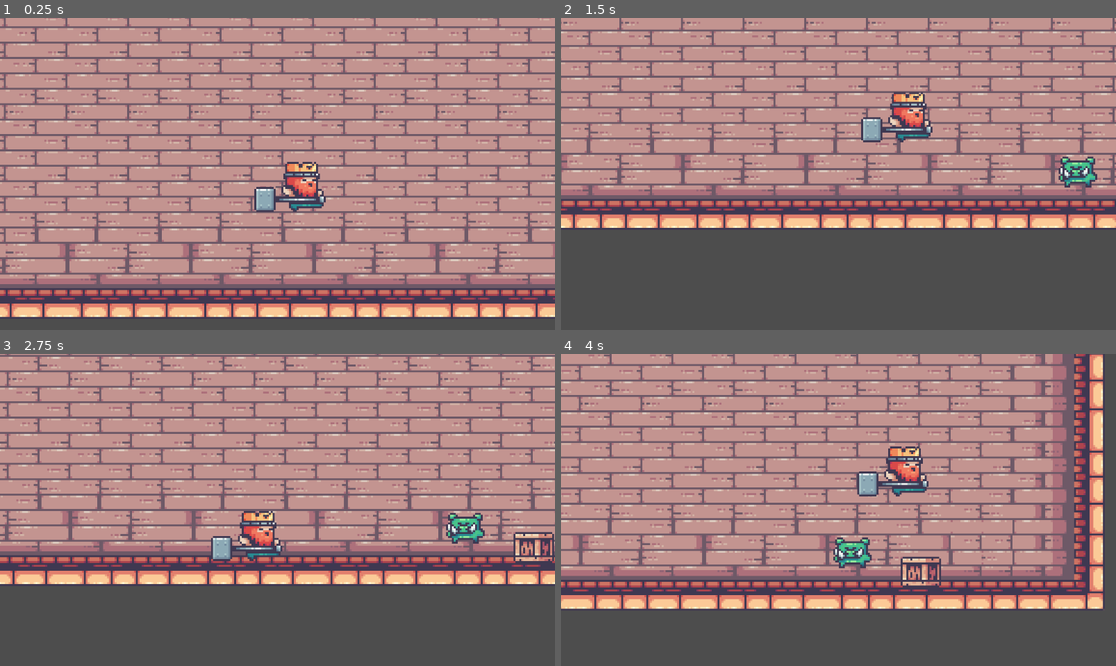
Above: before the commit, frames 1-4 (two rows, left to right).
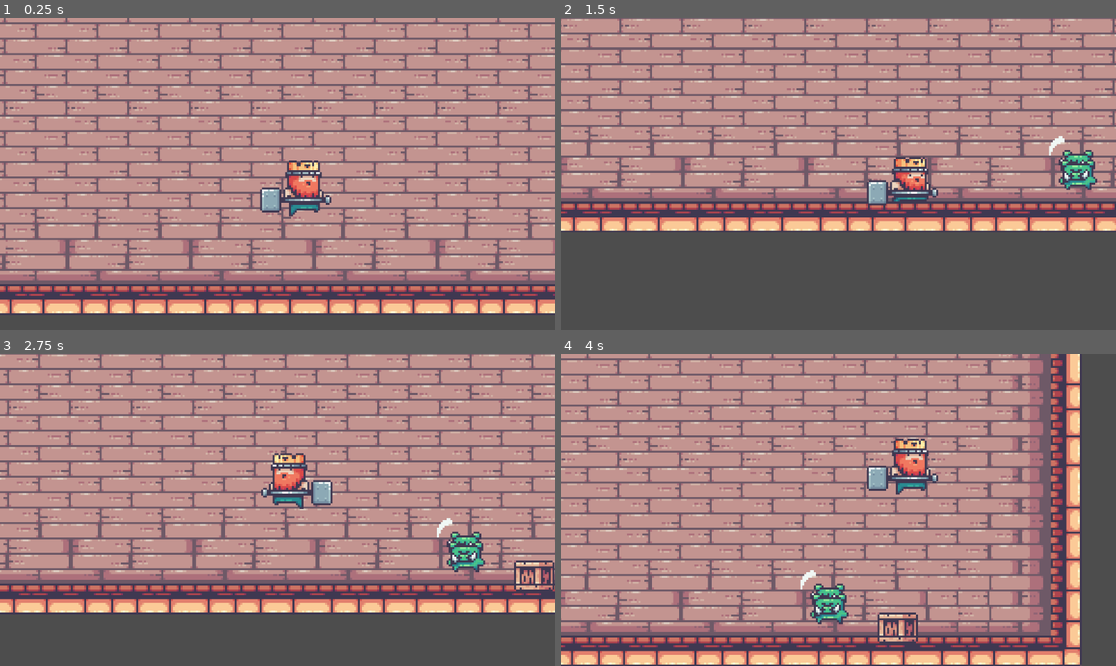
Above: after the commit, the same moments.

Repository: Tobyjcode/KingVsPigs
Game: Godot game, scene res://scenes/game.tscn
The game is run twice, just before and just after one commit, with the same random seed, the same clock (stepped at 60 frames per second) and the same inputs.
Inputs:
- Up to frame 1 (0.25 s): no input
- Up to frame 2 (1.5 s): tap Enter (ui_accept) at 0.5, 0.6 s; hold Right (ui_right) from 0.53 s (still down); tap Space (jump, bound only after the commit) at 0.77, 0.8, 1.07, 1.35 s
- Up to frame 3 (2.75 s): tap Space (jump, bound only after the commit) at 1.52, 1.82, 2.3 s; tap Enter (ui_accept) at 1.55, 2.1 s; release Right (ui_right) at 2.03 s; hold Left (ui_left) from 2.03 s (still down)
- Up to frame 4 (4 s): release Left (ui_left) at 2.78 s; hold Right (ui_right) from 2.78 s (still down); tap Enter (ui_accept) at 2.85 s; tap Space (jump, bound only after the commit) at 3.02, 3.32, 3.6, 3.77 s

The runs differ from the first frame. In frame 1, 45% of the frame differs, in the area x 0-100%, y 0-96%; in frame 2, 32%; in frame 3, 45%; in frame 4, 59%, in the area x 0-98%, y 0-100%.

Commit message:
#Updated project configuration with new input mappings for jump and movement actions. Modified player script to utilize these inputs and adjusted player animations.

Diff:
--- a/project.godot
+++ b/project.godot
@@ -19,6 +19,26 @@
 
 project/assembly_name="KingVsPigs"
 
+[input]
+
+jump={
+"deadzone": 0.2,
+"events": [Object(InputEventKey,"resource_local_to_scene":false,"resource_name":"","device":-1,"window_id":0,"alt_pressed":false,"shift_pressed":false,"ctrl_pressed":false,"meta_pressed":false,"pressed":false,"keycode":0,"physical_keycode":32,"key_label":0,"unicode":32,"location":0,"echo":false,"script":null)
+]
+}
+move_left={
+"deadzone": 0.2,
+"events": [Object(InputEventKey,"resource_local_to_scene":false,"resource_name":"","device":-1,"window_id":0,"alt_pressed":false,"shift_pressed":false,"ctrl_pressed":false,"meta_pressed":false,"pressed":false,"keycode":0,"physical_keycode":4194319,"key_label":0,"unicode":0,"location":0,"echo":false,"script":null)
+, Object(InputEventKey,"resource_local_to_scene":false,"resource_name":"","device":-1,"window_id":0,"alt_pressed":false,"shift_pressed":false,"ctrl_pressed":false,"meta_pressed":false,"pressed":false,"keycode":0,"physical_keycode":65,"key_label":0,"unicode":97,"location":0,"echo":false,"script":null)
+]
+}
+move_right={
+"deadzone": 0.2,
+"events": [Object(InputEventKey,"resource_local_to_scene":false,"resource_name":"","device":-1,"window_id":0,"alt_pressed":false,"shift_pressed":false,"ctrl_pressed":false,"meta_pressed":false,"pressed":false,"keycode":0,"physical_keycode":68,"key_label":0,"unicode":100,"location":0,"echo":false,"script":null)
+, Object(InputEventKey,"resource_local_to_scene":false,"resource_name":"","device":-1,"window_id":0,"alt_pressed":false,"shift_pressed":false,"ctrl_pressed":false,"meta_pressed":false,"pressed":false,"keycode":0,"physical_keycode":4194321,"key_label":0,"unicode":0,"location":0,"echo":false,"script":null)
+]
+}
+
 [rendering]
 
 textures/canvas_textures/default_texture_filter=0
--- /dev/null
+++ b/scenes/pig.gd
@@ -0,0 +1,11 @@
+extends Node2D
+
+
+# Called when the node enters the scene tree for the first time.
+func _ready() -> void:
+	pass # Replace with function body.
+
+
+# Called every frame. 'delta' is the elapsed time since the previous frame.
+func _process(delta: float) -> void:
+	pass
--- a/scenes/pig.tscn
+++ b/scenes/pig.tscn
@@ -1,5 +1,6 @@
-[gd_scene load_steps=25 format=3 uid="uid://y35ewkaajeqr"]
+[gd_scene load_steps=26 format=3 uid="uid://y35ewkaajeqr"]
 
+[ext_resource type="Script" uid="uid://cnjxfxog1yadr" path="res://scenes/pig.gd" id="1_7e1yb"]
 [ext_resource type="PackedScene" uid="uid://dmixkcy6oojq1" path="res://scenes/piggy.tscn" id="1_ct3s0"]
 [ext_resource type="Texture2D" uid="uid://0re6e3f1tkjp" path="res://assets/Kings and Pigs/Sprites/03-Pig/Attack (34x28).png" id="1_j740r"]
 [ext_resource type="Texture2D" uid="uid://cgy70rw6km6ho" path="res://assets/Kings and Pigs/Sprites/03-Pig/Hit (34x28).png" id="2_ct3s0"]
@@ -153,6 +154,7 @@
 size = Vector2(13, 12)
 
 [node name="pig" type="Node2D"]
+script = ExtResource("1_7e1yb")
 
 [node name="Piggy" parent="." instance=ExtResource("1_ct3s0")]
 
@@ -161,6 +163,6 @@
 animation = &"attack"
 frame_progress = 0.0993523
 
-[node name="CollisionShape2D" type="CollisionShape2D" parent="Piggy"]
+[node name="CollisionShape2D2" type="CollisionShape2D" parent="Piggy"]
 position = Vector2(3, 6)
 shape = SubResource("RectangleShape2D_bnrkt")
--- a/scenes/piggy.tscn
+++ b/scenes/piggy.tscn
@@ -148,12 +148,17 @@
 "speed": 10.0
 }]
 
+[sub_resource type="RectangleShape2D" id="RectangleShape2D_ow6q2"]
+
 [node name="Piggy" type="CharacterBody2D"]
 
 [node name="AnimatedSprite2D" type="AnimatedSprite2D" parent="."]
 sprite_frames = SubResource("SpriteFrames_pjtmk")
 animation = &"attack"
-frame = 4
-frame_progress = 0.443434
+frame = 3
+frame_progress = 0.409426
 
 [node name="Node" type="Node" parent="."]
+
+[node name="CollisionShape2D" type="CollisionShape2D" parent="."]
+shape = SubResource("RectangleShape2D_ow6q2")
--- a/scenes/player.tscn
+++ b/scenes/player.tscn
@@ -401,10 +401,11 @@
 script = ExtResource("1_g2els")
 
 [node name="AnimatedSprite2D" type="AnimatedSprite2D" parent="."]
+z_index = 5
 position = Vector2(8, -15)
 sprite_frames = SubResource("SpriteFrames_urp6f")
-animation = &"dead"
-frame_progress = 0.174104
+animation = &"hit"
+frame_progress = 0.070131
 
 [node name="CollisionShape2D" type="CollisionShape2D" parent="."]
 position = Vector2(1, -11)
--- a/scripts/player.gd
+++ b/scripts/player.gd
@@ -4,19 +4,39 @@
 const SPEED = 130.0
 const JUMP_VELOCITY = -300.0
 
+# Get the gravity from the project settings to be synced with RigidBody nodes.
+var gravity = ProjectSettings.get_setting("physics/2d/default_gravity")
 
-func _physics_process(delta: float) -> void:
+@onready var animated_sprite = $AnimatedSprite2D
+
+func _physics_process(delta):
 	# Add the gravity.
 	if not is_on_floor():
-		velocity += get_gravity() * delta
+		velocity.y += gravity * delta
 
 	# Handle jump.
-	if Input.is_action_just_pressed("ui_accept") and is_on_floor():
+	if Input.is_action_just_pressed("jump") and is_on_floor():
 		velocity.y = JUMP_VELOCITY
 
-	# Get the input direction and handle the movement/deceleration.
-	# As good practice, you should replace UI actions with custom gameplay actions.
-	var direction := Input.get_axis("ui_left", "ui_right")
+	# Get the input direction: -1, 0, 1
+	var direction = Input.get_axis("move_left", "move_right")
+
+	# Flip the Sprite
+	if direction > 0:
+		animated_sprite.flip_h = false
+	elif direction < 0:
+		animated_sprite.flip_h = true
+
+	# Play animations
+	if is_on_floor():
+		if direction == 0:
+			animated_sprite.play("idle")
+		else:
+			animated_sprite.play("run")
+	else:
+		animated_sprite.play("jump")
+
+	# Apply movement
 	if direction:
 		velocity.x = direction * SPEED
 	else:
Not shown, added: scenes/pig.gd.uid
Not shown: 1 places in scenes/piggy.tscn that only renumber resources
